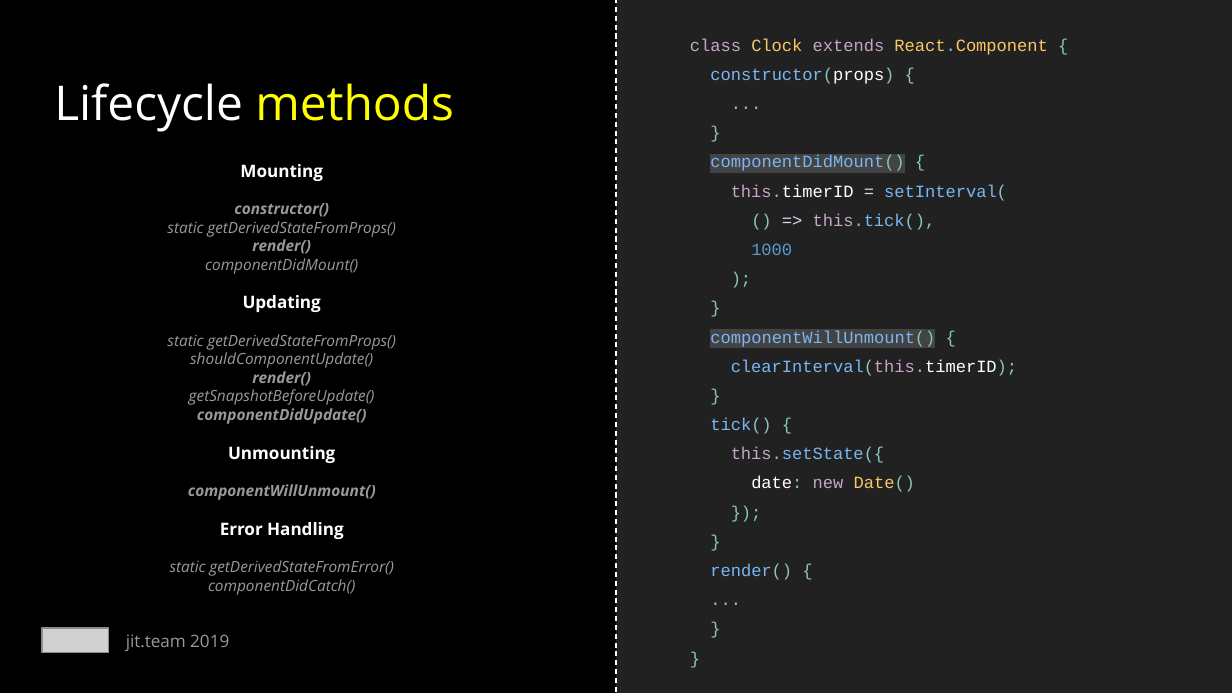
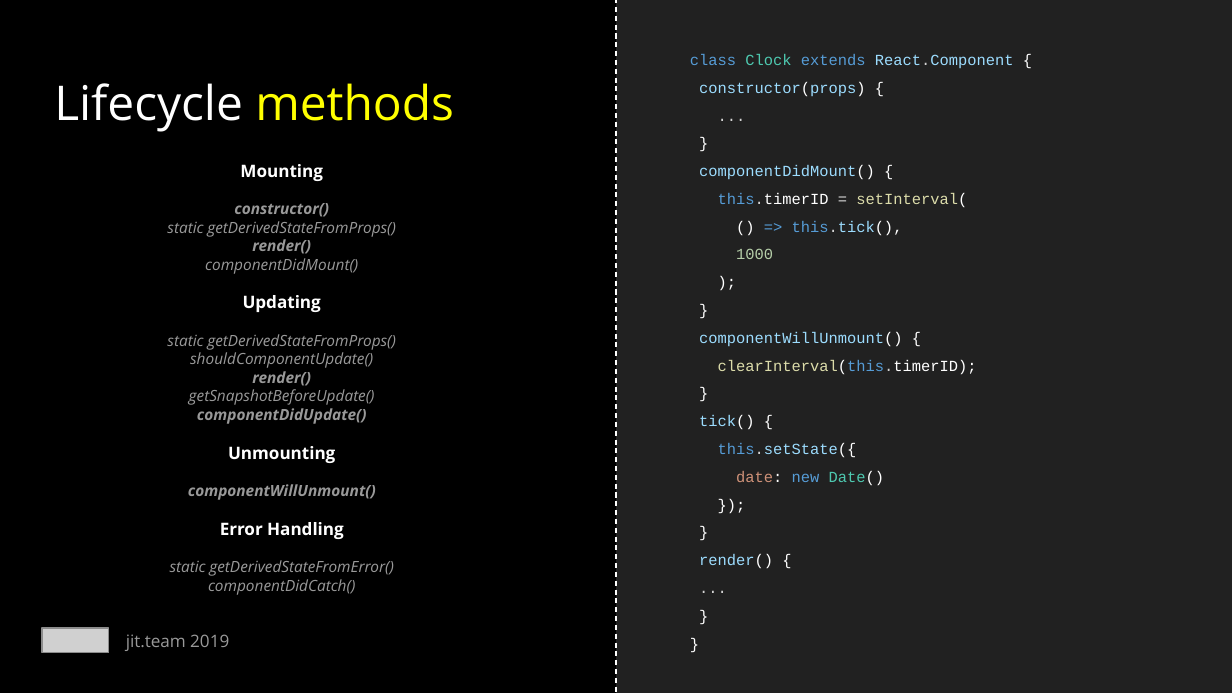
Before and after one commit to mackankowski/frontend-bootcamp, a slide deck: slide 25 of slides/react/React.js - training.pptx. Drawn at 1232x693 pixels with LibreOffice and Linux fonts; fonts in the diff are those of the drawing; grey boxes stand for pictures. Boxes give left, top, right and bottom in pixels: in the first picture for what was removed or moved away, otherwise in the second. Text is boxed around its words. In the diff, an @@ line names an element or a change of style, - is before the commit and + after.

```diff
--- a/slides/react/React.js - training.pptx
+++ b/slides/react/React.js - training.pptx
@@ text in rectangle at (x1=690, y1=54, x2=1014, y2=569): text changed; size 10 to 9 pt; text colour #79B6F2 to #9CDCFE @@
-class Clock extends React.Component {
-constructor(props) {
-...
-}
-componentDidMount() {
-this.timerID = setInterval(
-() => this.tick(),
-1000
-);
-}
-componentWillUnmount() {
-clearInterval(this.timerID);
-}
-tick() {
-this.setState({
-date: new Date()
-});
-}
-render() {
-...
-}
-}
+class Clock extends React.Component {
+constructor(props) {
+...
+}
+componentDidMount() {
+this.timerID = setInterval(
+() => this.tick(),
+1000
+);
+}
+componentWillUnmount() {
+clearInterval(this.timerID);
+}
+tick() {
+this.setState({
+date: new Date()
+});
+}
+render() {
+...
+}
+}
```
Also in this commit, not shown: 22 other slides changed, 1 other file.
